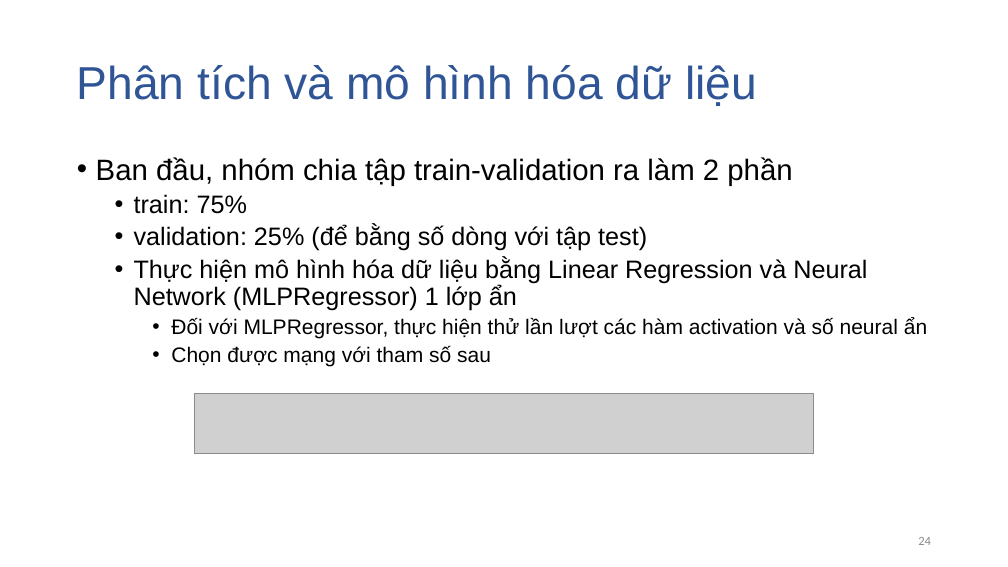
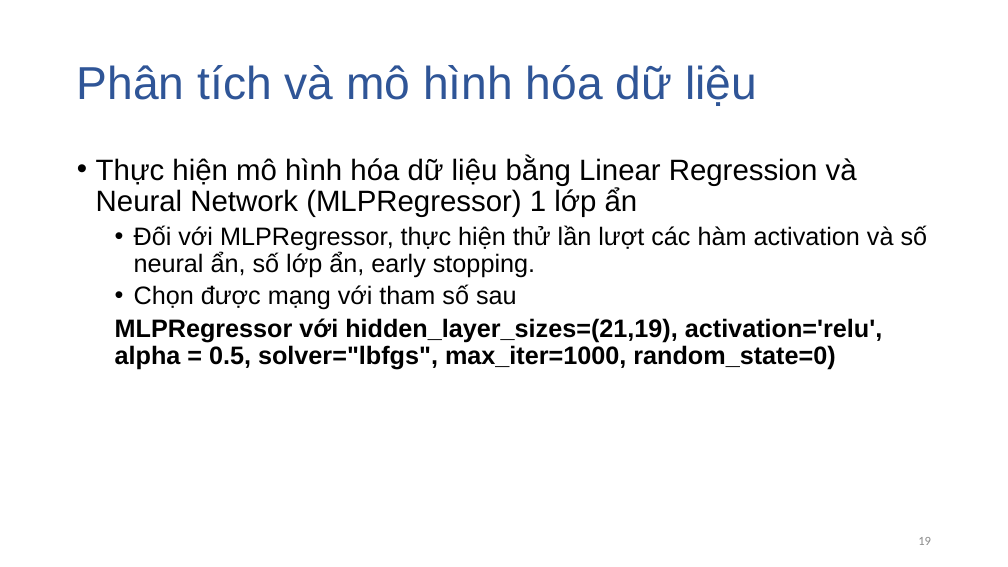
Before and after one commit to dtphat97/DataScienceFinal, a slide deck: slide 19 of Slide.pptx (slide 24 before the commit). Drawn at 1008x567 pixels with LibreOffice and Linux fonts; fonts in the diff are those of the drawing; grey boxes stand for pictures. Boxes give left, top, right and bottom in pixels: in the first picture for what was removed or moved away, otherwise in the second. Text is boxed around its words. In the diff, an @@ line names an element or a change of style, - is before the commit and + after.

```diff
--- a/Slide.pptx
+++ b/Slide.pptx
@@ text at (96,157,792,251): paragraphs removed @@
-• Ban đầu, nhóm chia tập train-validation ra làm 2 phần
-  • train: 75%
-  • validation: 25% (để bằng số dòng với tập test)
@@ text at (96,157,857,310): size 24 to 28 pt in "Thực hiện mô hình hóa dữ liệu ..."; size 20 to 24 pt in "Chọn được mạng với tham số sau"; list level 2 to 1 in "Thực hiện mô hình hóa ..."; list level 3 to 2 in "Chọn được mạng với tham ..." @@
@@ text at (134,225,928,278): text changed; size 20 to 24 pt @@
-    • Đối với MLPRegressor, thực hiện thử lần lượt các hàm activation và số neural ẩn
+  • Đối với MLPRegressor, thực hiện thử lần lượt các hàm activation và số neural ẩn, số lớp ẩn, early stopping.
@@ text at (115,318,882,370): paragraph added @@
+  MLPRegressor với hidden_layer_sizes=(21,19), activation='relu', alpha = 0.5, solver="lbfgs", max_iter=1000, random_state=0)
@@ picture removed at (194,393,814,454) @@
@@ page number at (918,537,931,545): text changed @@
-24
+19
```
Also in this commit, not shown: 6 other slides changed, 1 slide added, 6 slides removed, 11 other files.
